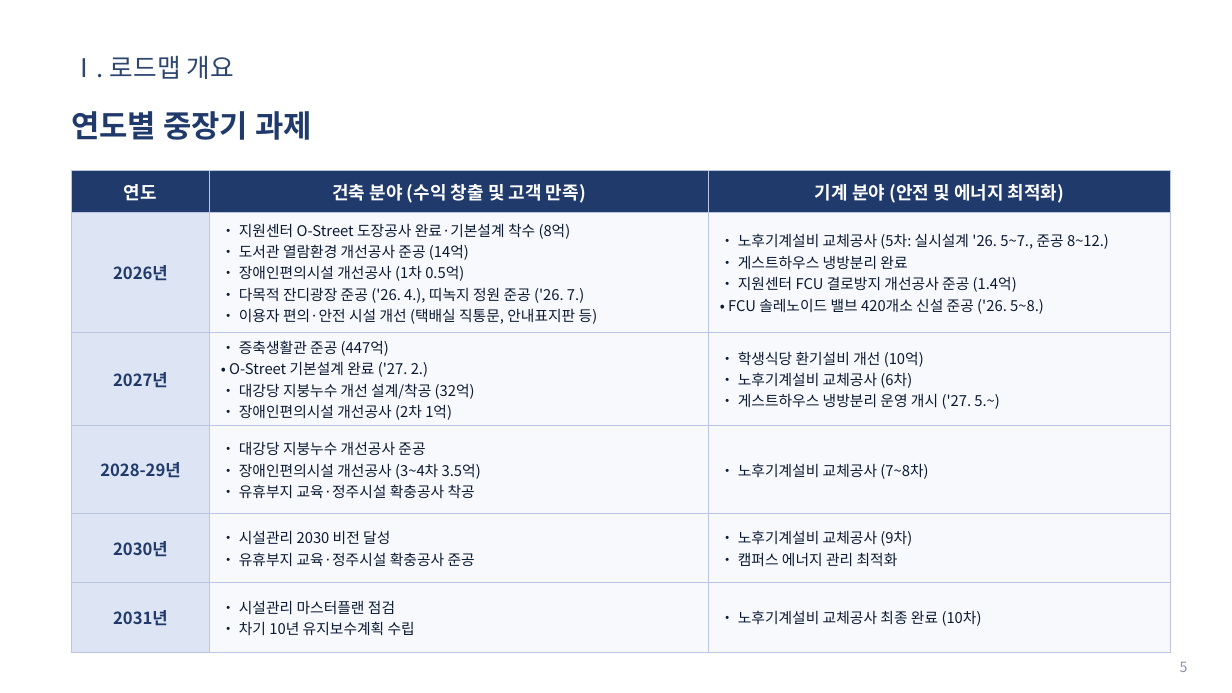
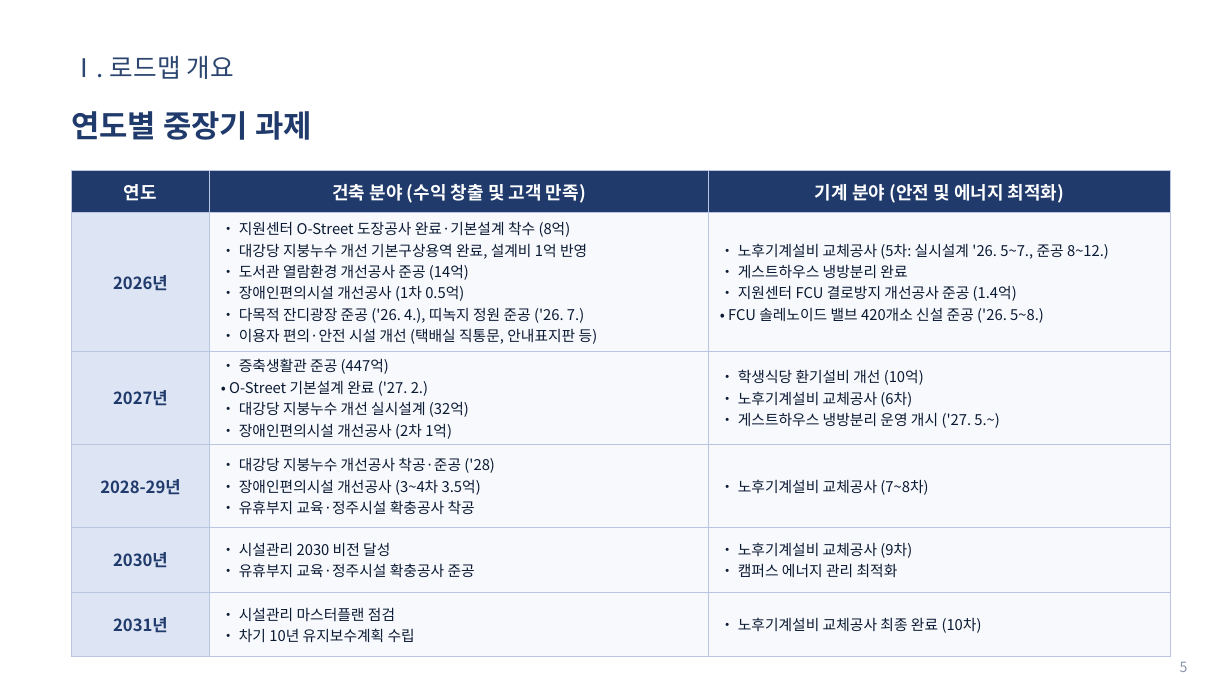
Before and after one commit to teahyunkim70-bot/my-project, a slide deck: slide 5 of Vision2030_Roadmap_발표자료.pptx. Drawn at 1232x693 pixels with LibreOffice and Linux fonts; fonts in the diff are those of the drawing; background and template pictures are left out. Boxes give left, top, right and bottom in pixels: in the first picture for what was removed or moved away, otherwise in the second. Text is boxed around its words. In the diff, an @@ line names an element or a change of style, - is before the commit and + after.

```diff
--- a/Vision2030_Roadmap_발표자료.pptx
+++ b/Vision2030_Roadmap_발표자료.pptx
@@ table at <box>71,171,1171,646</box> @@
-row 2, column 2: • 지원센터 O-Street 도장공사 완료·기본설계 착수 (8억) / • 도서관 열람환경 개선공사 준공 (14억) / • 장애인편의시설 개선공사 (1차 0.5억) / • 다목적 잔디광장 준공 ('26. 4.), 띠녹지 정원 준공 ('26. 7.) / • 이용자 편의·안전 시설 개선 (택배실 직통문, 안내표지판 등)
+row 2, column 2: • 지원센터 O-Street 도장공사 완료·기본설계 착수 (8억) / • 대강당 지붕누수 개선 기본구상용역 완료, 설계비 1억 반영 / • 도서관 열람환경 개선공사 준공 (14억) / • 장애인편의시설 개선공사 (1차 0.5억) / • 다목적 잔디광장 준공 ('26. 4.), 띠녹지 정원 준공 ('26. 7.) / • 이용자 편의·안전 시설 개선 (택배실 직통문, 안내표지판 등)
-row 3, column 2: • 증축생활관 준공 (447억) / • O-Street 기본설계 완료 ('27. 2.) / • 대강당 지붕누수 개선 설계/착공 (32억) / • 장애인편의시설 개선공사 (2차 1억)
+row 3, column 2: • 증축생활관 준공 (447억) / • O-Street 기본설계 완료 ('27. 2.) / • 대강당 지붕누수 개선 실시설계 (32억) / • 장애인편의시설 개선공사 (2차 1억)
-row 4, column 2: • 대강당 지붕누수 개선공사 준공 / • 장애인편의시설 개선공사 (3~4차 3.5억) / • 유휴부지 교육·정주시설 확충공사 착공
+row 4, column 2: • 대강당 지붕누수 개선공사 착공·준공 ('28) / • 장애인편의시설 개선공사 (3~4차 3.5억) / • 유휴부지 교육·정주시설 확충공사 착공
```
Also in this commit, not shown: 2 other slides changed, 2 other files.
